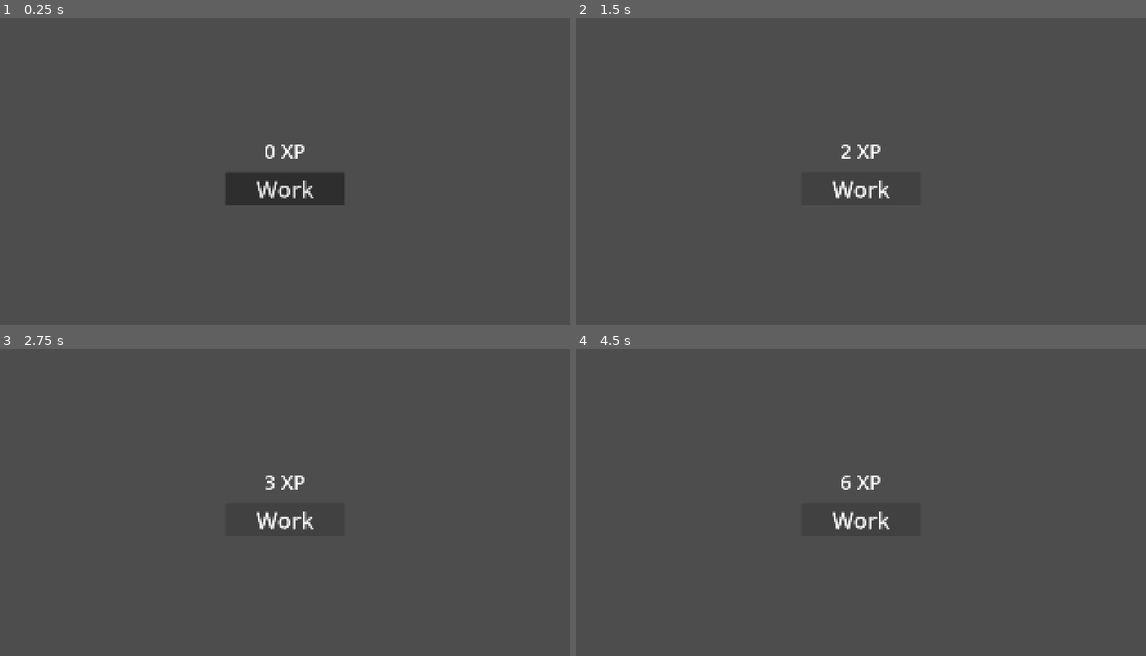
Above: before the commit, frames 1-4 (two rows, left to right).
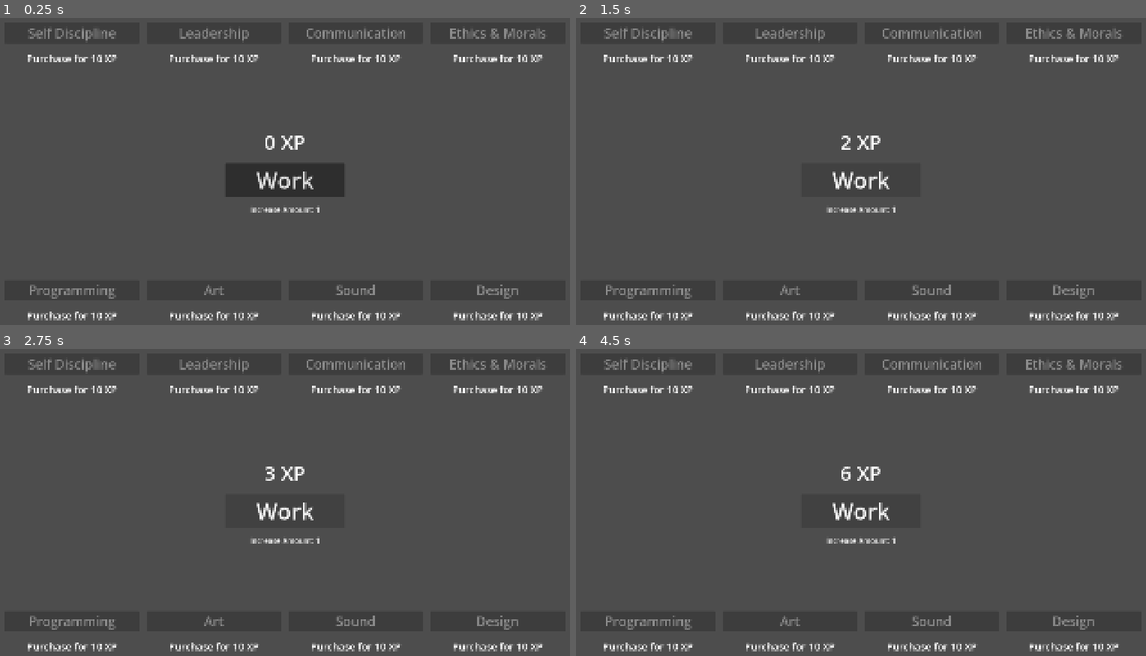
Above: after the commit, the same moments.

Repository: Skyvastern/example-clicker-save-and-load
Game: Godot game, scene res://main/main.tscn
Same seed, same stepped clock (60 frames per second), same inputs: the game is played once before the commit and once after it.
Inputs:
- Up to frame 1 (0.25 s): no input
- Up to frame 2 (1.5 s): click "Work" at 0.5 s; click "Work" at 1.25 s
- Up to frame 3 (2.75 s): click "Work" at 2 s
- Up to frame 4 (4.5 s): tap Enter at 2.75, 4.25 s; tap Space at 3.5 s

The runs differ from the first frame. In frame 1, 4.7% of the frame differs, in the area x 4-96%, y 3-99%; in frame 2, 3.6%; in frame 3, 3.7%; in frame 4, 3.7%.

Commit message:
Build core game loop

Diff:
--- a/main/level/level.gd
+++ b/main/level/level.gd
@@ -1,12 +1,35 @@
 extends Node
 class_name Level
 
-var xp: int = 0
-var increase_amt: int = 1
+signal xp_changed
+signal increase_amt_changed
+
+var xp: int = 0:
+	set(value):
+		xp = value
+		xp_changed.emit()
+
+		_update_ui()
+
+var increase_amt: int = 1:
+	set(value):
+		increase_amt = value
+		increase_amt_changed.emit()
+
+		_update_ui()
 
 @export_group("Action")
 @export var work_btn: Button
 @export var xp_label: Label
+@export var increase_amt_label: Label
+
+
+func _enter_tree() -> void:
+	Global.level = self
+
+
+func _exit_tree() -> void:
+	Global.level = null
 
 
 func _ready() -> void:
@@ -15,4 +38,13 @@
 
 func _on_work_btn_pressed() -> void:
 	xp += increase_amt
-	xp_label.text = str(xp) + " XP"
+
+
+func _update_ui() -> void:
+	xp_label.text = "%s XP" % xp
+	increase_amt_label.text = "Increase Amount: %s" % increase_amt
+
+
+func gain_increase_amt(cost: int) -> void:
+	xp -= cost
+	increase_amt += 1
--- a/main/level/levels/lvl_01.tscn
+++ b/main/level/levels/lvl_01.tscn
@@ -1,11 +1,13 @@
 [gd_scene format=3 uid="uid://xk0qnposfwf1"]
 
 [ext_resource type="Script" uid="uid://clrb1ev5ks4tm" path="res://main/level/level.gd" id="1_3n0an"]
+[ext_resource type="PackedScene" uid="uid://ogqswtv0srgr" path="res://main/level/skill.tscn" id="2_vvkps"]
 
-[node name="Level" type="Node" unique_id=508801850 node_paths=PackedStringArray("work_btn", "xp_label")]
+[node name="Level" type="Node" unique_id=508801850 node_paths=PackedStringArray("work_btn", "xp_label", "increase_amt_label")]
 script = ExtResource("1_3n0an")
 work_btn = NodePath("UI Layer/Action/Work")
 xp_label = NodePath("UI Layer/Action/XP")
+increase_amt_label = NodePath("UI Layer/Action/Increase Amount")
 
 [node name="UI Layer" type="CanvasLayer" parent="." unique_id=636856542]
 
@@ -35,3 +37,72 @@
 layout_mode = 2
 theme_override_font_sizes/font_size = 72
 text = "Work"
+
+[node name="Increase Amount" type="Label" parent="UI Layer/Action" unique_id=1040373828]
+layout_mode = 2
+theme_override_font_sizes/font_size = 24
+text = "Increase Amount: 1"
+horizontal_alignment = 1
+vertical_alignment = 1
+
+[node name="Soft Skills" type="BoxContainer" parent="UI Layer" unique_id=469658875]
+anchors_preset = 8
+anchor_left = 0.5
+anchor_top = 0.5
+anchor_right = 0.5
+anchor_bottom = 0.5
+offset_left = -896.0
+offset_top = -476.0
+offset_right = 896.0
+offset_bottom = -340.0
+grow_horizontal = 2
+grow_vertical = 2
+theme_override_constants/separation = 25
+alignment = 1
+
+[node name="Self Discipline" parent="UI Layer/Soft Skills" unique_id=87332864 instance=ExtResource("2_vvkps")]
+layout_mode = 2
+skill_name = "Self Discipline"
+
+[node name="Leadership" parent="UI Layer/Soft Skills" unique_id=1629646140 instance=ExtResource("2_vvkps")]
+layout_mode = 2
+skill_name = "Leadership"
+
+[node name="Communication" parent="UI Layer/Soft Skills" unique_id=1268992011 instance=ExtResource("2_vvkps")]
+layout_mode = 2
+skill_name = "Communication"
+
+[node name="Ethics and Morals" parent="UI Layer/Soft Skills" unique_id=1533819965 instance=ExtResource("2_vvkps")]
+layout_mode = 2
+skill_name = "Ethics & Morals"
+
+[node name="Hard Skills" type="BoxContainer" parent="UI Layer" unique_id=1502478342]
+anchors_preset = 8
+anchor_left = 0.5
+anchor_top = 0.5
+anchor_right = 0.5
+anchor_bottom = 0.5
+offset_left = -896.0
+offset_top = 348.0
+offset_right = 896.0
+offset_bottom = 484.0
+grow_horizontal = 2
+grow_vertical = 2
+theme_override_constants/separation = 25
+alignment = 1
+
+[node name="Programming" parent="UI Layer/Hard Skills" unique_id=627363864 instance=ExtResource("2_vvkps")]
+layout_mode = 2
+skill_name = "Programming"
+
+[node name="Art" parent="UI Layer/Hard Skills" unique_id=1745376208 instance=ExtResource("2_vvkps")]
+layout_mode = 2
+skill_name = "Art"
+
+[node name="Sound" parent="UI Layer/Hard Skills" unique_id=489305582 instance=ExtResource("2_vvkps")]
+layout_mode = 2
+skill_name = "Sound"
+
+[node name="Design" parent="UI Layer/Hard Skills" unique_id=371448165 instance=ExtResource("2_vvkps")]
+layout_mode = 2
+skill_name = "Design"
--- /dev/null
+++ b/main/level/skill.gd
@@ -0,0 +1,35 @@
+extends BoxContainer
+class_name Skill
+
+@export_group("Stats")
+@export var skill_name: String = "No Idea"
+@export var cost: int = 10
+@export var cost_increase_amt: int = 10
+
+@export_group("UI")
+@export var purchase_btn: Button
+@export var cost_label: Label
+
+
+func _ready() -> void:
+	Global.level.xp_changed.connect(_on_xp_changed)
+	purchase_btn.pressed.connect(_on_purchase_btn_pressed)
+
+	_update_ui()
+
+
+func _on_xp_changed() -> void:
+	_update_ui()
+
+
+func _on_purchase_btn_pressed() -> void:
+	Global.level.gain_increase_amt(cost)
+	cost += cost_increase_amt
+
+	_update_ui()
+
+
+func _update_ui() -> void:
+	purchase_btn.disabled = cost > Global.level.xp
+	purchase_btn.text = skill_name
+	cost_label.text = "Purchase for %s XP" % [cost]
--- /dev/null
+++ b/main/level/skill.tscn
@@ -0,0 +1,23 @@
+[gd_scene format=3 uid="uid://ogqswtv0srgr"]
+
+[ext_resource type="Script" uid="uid://c84ettwq1bmjh" path="res://main/level/skill.gd" id="1_1d0d1"]
+
+[node name="Skill" type="BoxContainer" unique_id=1629646140 node_paths=PackedStringArray("purchase_btn", "cost_label")]
+size_flags_horizontal = 3
+theme_override_constants/separation = 25
+alignment = 1
+vertical = true
+script = ExtResource("1_1d0d1")
+purchase_btn = NodePath("Purchase")
+cost_label = NodePath("Cost")
+
+[node name="Purchase" type="Button" parent="." unique_id=1592231250]
+layout_mode = 2
+theme_override_font_sizes/font_size = 42
+text = "Skill"
+
+[node name="Cost" type="Label" parent="." unique_id=1373729734]
+layout_mode = 2
+theme_override_font_sizes/font_size = 32
+text = "Upgrade for 10 XP"
+horizontal_alignment = 1
--- /dev/null
+++ b/main/singletons/global.gd
@@ -0,0 +1,3 @@
+extends Node
+
+var level: Level
--- /dev/null
+++ b/main/singletons/global.tscn
@@ -0,0 +1,6 @@
+[gd_scene format=3 uid="uid://cfybuus8af8t6"]
+
+[ext_resource type="Script" uid="uid://2a0xph4jwdm7" path="res://main/singletons/global.gd" id="1_ji446"]
+
+[node name="Global" type="Node" unique_id=327920809]
+script = ExtResource("1_ji446")
--- a/project.godot
+++ b/project.godot
@@ -14,6 +14,10 @@
 run/main_scene="uid://6g88rrjahcgu"
 config/features=PackedStringArray("4.7", "GL Compatibility")
 config/icon="res://icon.svg"
+
+[autoload]
+
+Global="*uid://cfybuus8af8t6"
 
 [display]
 
Not shown, added: main/level/skill.gd.uid
Not shown, added: main/singletons/global.gd.uid
